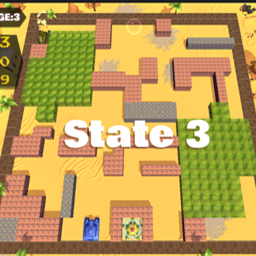
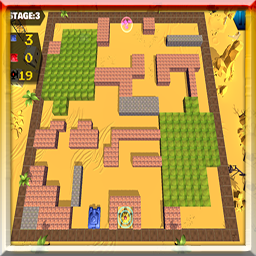
Two versions of the same layered image (256px x 256px). Layer-by-layer changes:
removed layer "Layer 3" over [0, 0, 256, 256]
added layer "Layer 4" above "Layer 8" over [0, 0, 256, 256]
added layer "Layer 8" over [0, 0, 256, 256]
